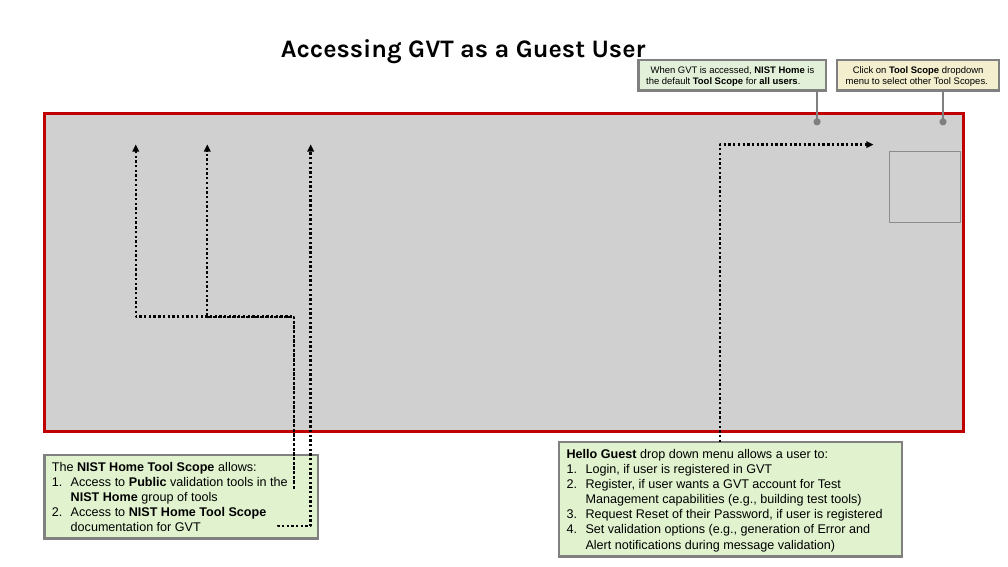
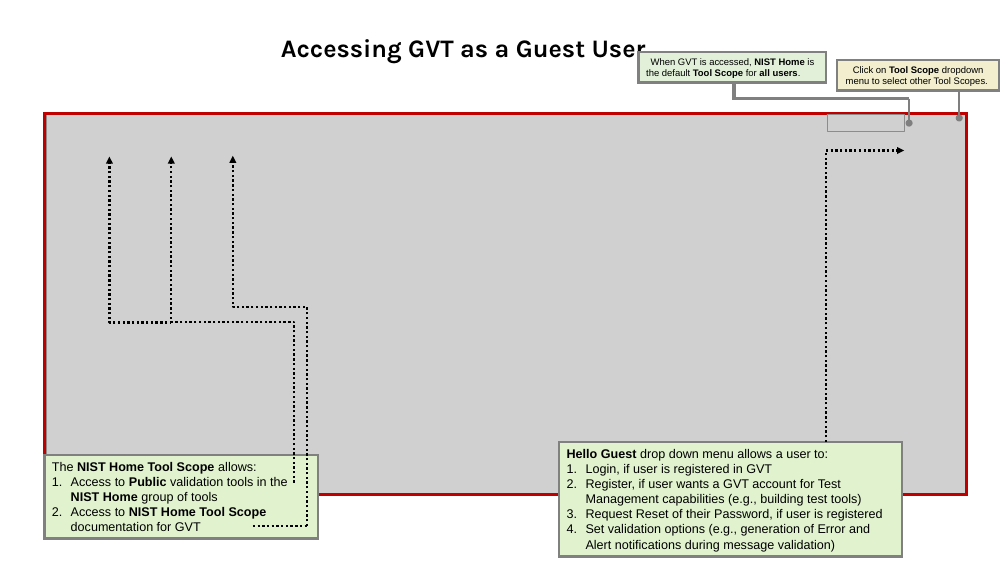
Before and after one commit to usnistgov/gvt-resource-bundle, a slide deck: slide 1 of src/main/resources/Documentation/UserDocs/app/Accessing GVT as a Guest User.pptx. Drawn at 1008x567 pixels with LibreOffice and Linux fonts; fonts in the diff are those of the drawing; grey boxes stand for pictures. Boxes give left, top, right and bottom in pixels: in the first picture for what was removed or moved away, otherwise in the second. Text is boxed around its words. In the diff, an @@ line names an element or a change of style, - is before the commit and + after.

```diff
--- a/src/main/resources/Documentation/UserDocs/app/Accessing GVT as a Guest User.pptx
+++ b/src/main/resources/Documentation/UserDocs/app/Accessing GVT as a Guest User.pptx
@@ rectangle "When GVT is accessed, NIST ...": place and size @@
-rectangle "When GVT is accessed, NIST ..." at [639, 60, 827, 90]
+rectangle "When GVT is accessed, NIST ..." at [639, 52, 827, 82]
@@ line added from (734, 100) to (734, 83), #808080 3 pt @@
@@ rectangle: place and size @@
-rectangle at [45, 113, 964, 431]
+rectangle at [45, 113, 966, 494]
@@ picture: place and size @@
-picture at [45, 113, 964, 431]
+picture at [46, 113, 966, 494]
@@ line added from (734, 99) to (910, 99), #808080 3 pt @@
@@ picture added at [827, 114, 904, 132] @@
@@ arrow moved from (817, 91) - (817, 122) to (910, 99) - (910, 123) @@
@@ arrow moved from (943, 91) - (943, 122) to (960, 91) - (960, 118) @@
@@ elbow arrow moved from (294, 488) - (136, 144) to (172, 323) - (110, 157) @@
@@ elbow arrow moved from (294, 483) - (207, 144) to (294, 483) - (172, 157) @@
@@ elbow arrow moved from (278, 526) - (311, 144) to (307, 526) - (233, 156) @@
@@ elbow arrow moved from (721, 442) - (873, 144) to (827, 442) - (904, 150) @@
@@ picture removed at [890, 152, 960, 223] @@
@@ line added from (253, 526) to (307, 526), #000000 2.25 pt dashed @@
```
Also in this commit, not shown: 10 other files.
